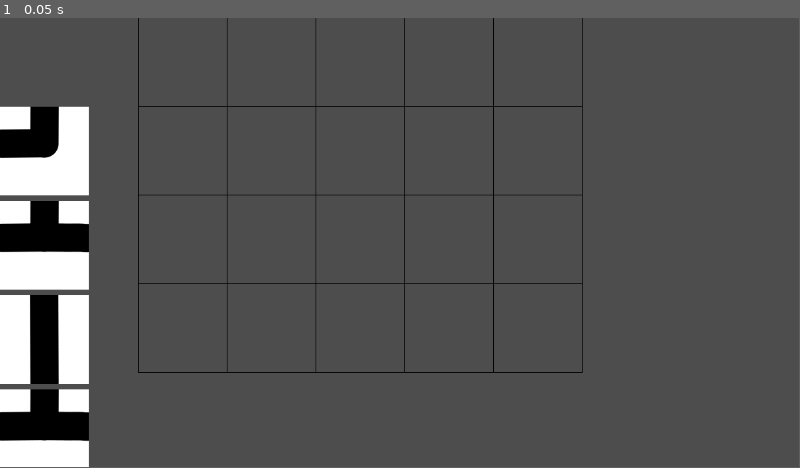
Above: before the commit, frame 1.
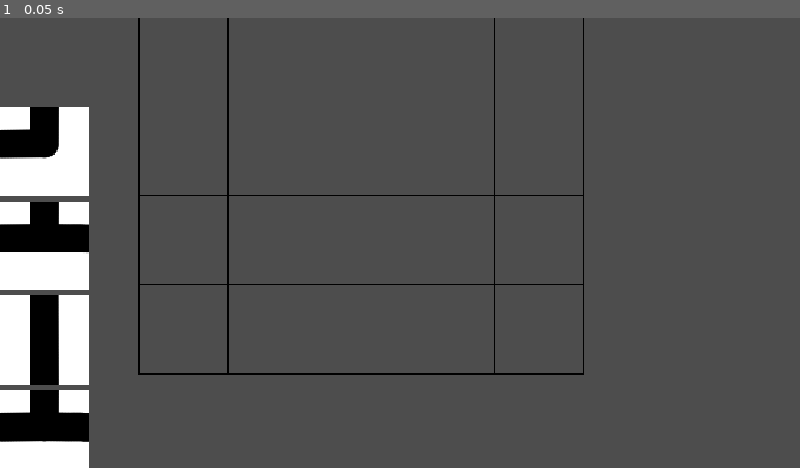
Above: after the commit, the same moment.

Repository: JonathanGeoffroy/odd-map-journey
Game: Godot game, scene res://game.tscn
Two runs of this game, one before a commit and one after it. Both use one fixed random seed, a clock stepped at 60 frames per second and the inputs below.
Inputs:
- Up to frame 1 (0.05 s): no input
The window is 799x449 before the commit and 800x450 after it. Grey fills any space a smaller window leaves; there, only what the larger window draws over its background counts as a difference.

The runs differ from the first frame. In frame 1, 2.2% of the frame differs, in the area x 0-73%, y 0-100%.

Commit message:
chore: slightly improve selection toggle

Diff:
--- a/deck/deck.gd
+++ b/deck/deck.gd
@@ -39,10 +39,6 @@
 	if event is InputEventMouseButton and event.pressed:
 		match event.button_index:
 			MOUSE_BUTTON_LEFT:
-				if selected_tile:
-					selected_tile.set_selected(false)
-					selected_tile = null
-
 				var global_position = get_global_mouse_position()
 				for child in get_children():
 					if child.is_in_group("Tile"):
@@ -54,5 +50,11 @@
 							Globals.slot_size
 						)
 						if rect.has_point(global_position):
-							selected_tile = tile
-							selected_tile.set_selected(true)
+							if tile == selected_tile:
+								tile.set_selected(false)
+								selected_tile = null
+							else:
+								if selected_tile != null:
+									selected_tile.set_selected(false)
+								selected_tile = tile
+								tile.set_selected(true)
--- a/deck/deck.tscn
+++ b/deck/deck.tscn
@@ -4,4 +4,3 @@
 
 [node name="Deck" type="Node2D" unique_id=2064721474]
 script = ExtResource("1_iau1w")
-margin = null
--- a/project.godot
+++ b/project.godot
@@ -19,6 +19,10 @@
 
 Globals="*uid://bncp83j0isxsv"
 
+[display]
+
+window/stretch/mode="canvas_items"
+
 [global_group]
 
 Tile=""
